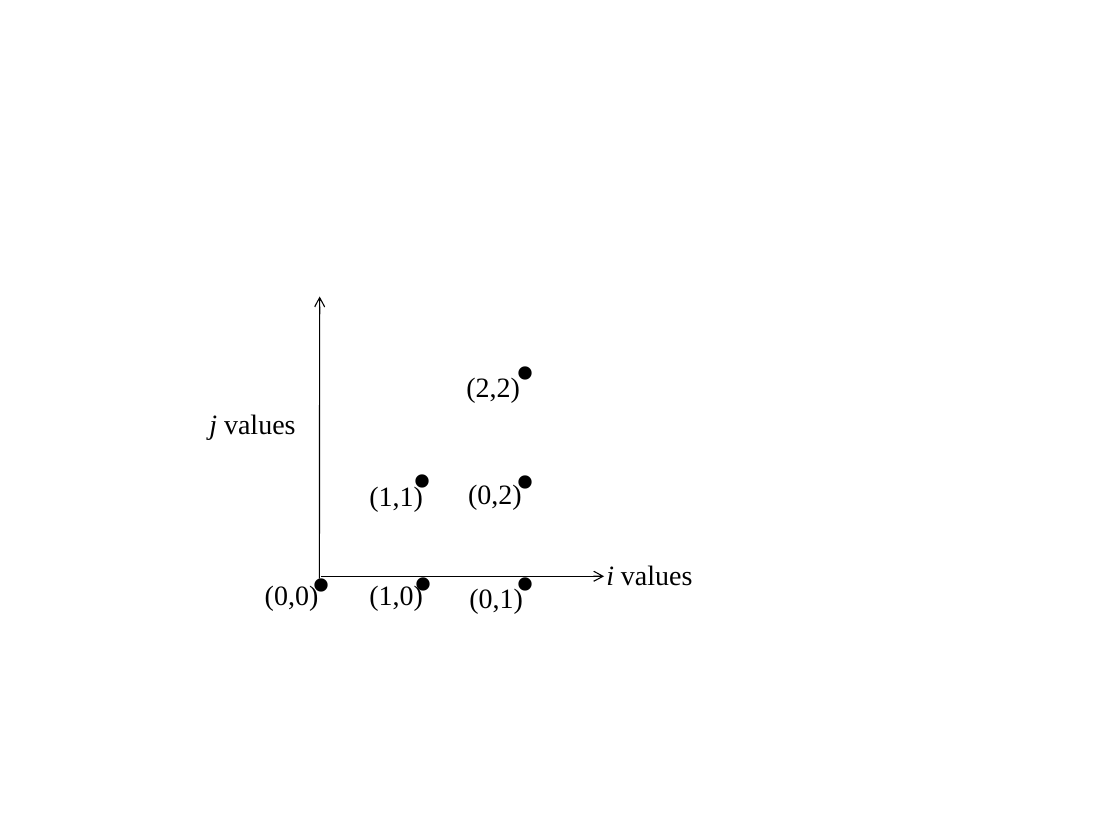
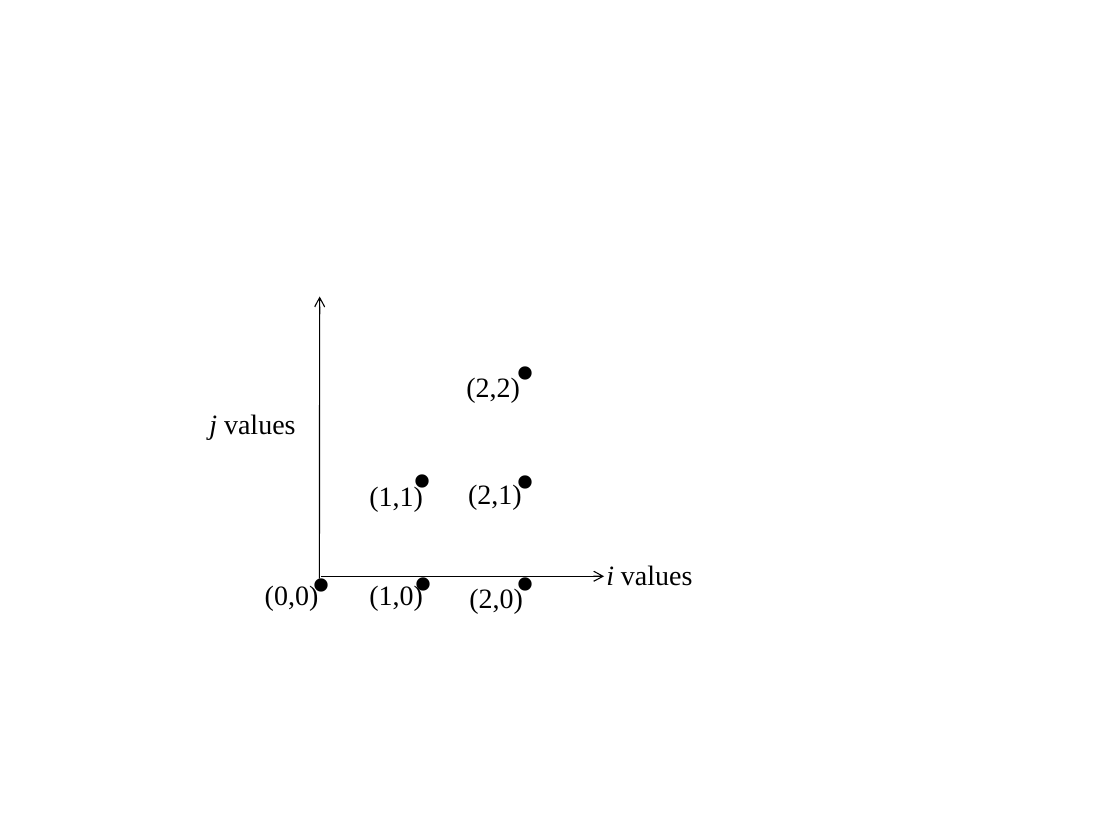
Before and after one commit to kt013/aafmt, a slide deck: slide 1 of book_chapters_LaTeX_original/images/i02j0igraph.pptx. Drawn at 1120x840 pixels with LibreOffice and Linux fonts; fonts in the diff are those of the drawing. Boxes give left, top, right and bottom in pixels: in the first picture for what was removed or moved away, otherwise in the second. Text is boxed around its words. In the diff, an @@ line names an element or a change of style, - is before the commit and + after.

```diff
--- a/book_chapters_LaTeX_original/images/i02j0igraph.pptx
+++ b/book_chapters_LaTeX_original/images/i02j0igraph.pptx
@@ text at [468, 482, 522, 509]: text changed @@
-(0,2)
+(2,1)
@@ text at [469, 587, 523, 614]: text changed @@
-(0,1)
+(2,0)
```
Also in this commit, not shown: 1 other file.
